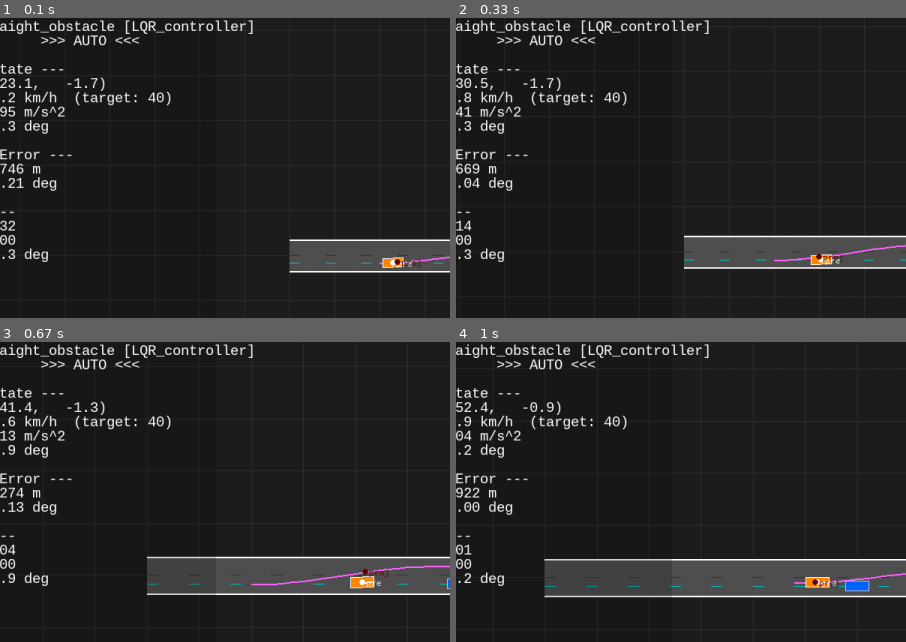
Above: before the commit, frames 1-4 (two rows, left to right).
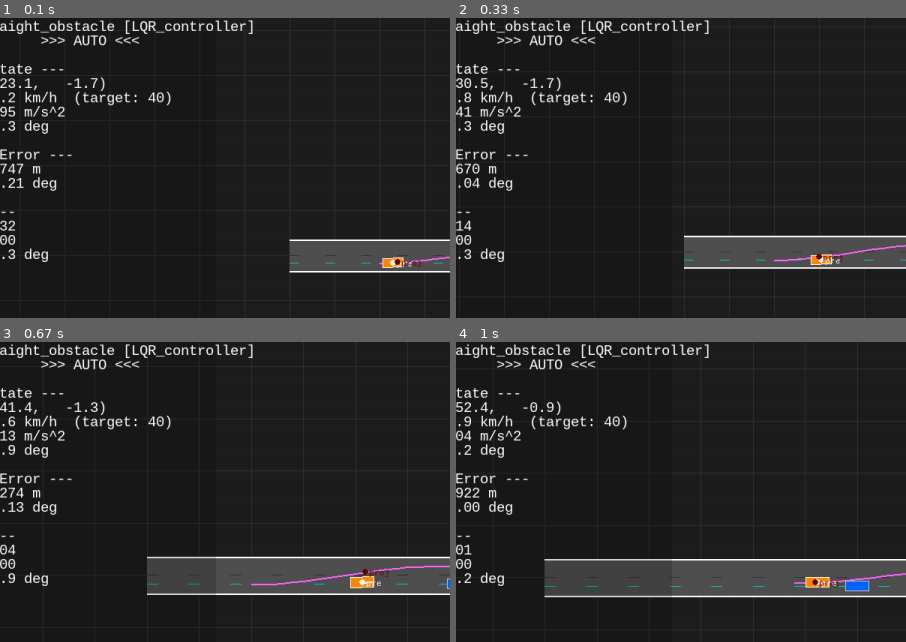
Above: after the commit, the same moments.

Repository: Zhuweilong123/my_carla_sim
Game: pygame game, started from lightweight_sim/main.py
Two runs of this game, one before a commit and one after it. Both use one fixed random seed, a clock stepped at 60 frames per second and the inputs below.
Inputs:
- Up to frame 1 (0.1 s): no input
- Up to frame 2 (0.33 s): no input
- Up to frame 3 (0.67 s): tap = at 0.33 s
- Up to frame 4 (1 s): no input
The pictures show only the part of the screen within x 13-63%, y 10-60%; the shares and areas given below are measured in that part.

The runs differ from the first frame. In frame 1, less than 0.1% of the frame differs, in the area x 3-6%, y 48-52%; in frame 2, less than 0.1%, in the area x 1-6%, y 48-52%; in frame 3, nothing differs; in frame 4, nothing differs.

Commit message:
feat: add ROS 2 simulation status interface

Diff:
--- a/lightweight_sim/ros_nodes/qos.py
+++ b/lightweight_sim/ros_nodes/qos.py
@@ -50,3 +50,14 @@
         reliability=ReliabilityPolicy.BEST_EFFORT,
         durability=DurabilityPolicy.VOLATILE,
     )
+
+
+def status_qos() -> QoSProfile:
+    """Retain the latest low-rate simulator status for late subscribers."""
+
+    return QoSProfile(
+        history=HistoryPolicy.KEEP_LAST,
+        depth=1,
+        reliability=ReliabilityPolicy.RELIABLE,
+        durability=DurabilityPolicy.TRANSIENT_LOCAL,
+    )
--- a/lightweight_sim/ros_nodes/simulator_node.py
+++ b/lightweight_sim/ros_nodes/simulator_node.py
@@ -10,6 +10,7 @@
 from lightweight_sim_msgs.msg import ObstacleArray
 from lightweight_sim_msgs.msg import Path as RosPath
 from lightweight_sim_msgs.msg import PathPoint
+from lightweight_sim_msgs.msg import SimulationStatus
 from lightweight_sim_msgs.msg import VehicleState as RosVehicleState
 from rclpy.node import Node
 from rosgraph_msgs.msg import Clock
@@ -18,7 +19,7 @@
 from ..simulator.data_types import ControlCommand
 from ..simulator.engine import SimulationEngine
 from ..simulator.scenarios import make_scenario
-from .qos import clock_qos, command_qos, latched_path_qos, sensor_data_qos
+from .qos import clock_qos, command_qos, latched_path_qos, sensor_data_qos, status_qos
 
 
 def seconds_to_time(seconds: float) -> Time:
@@ -52,6 +53,9 @@
         self.reference_pub = self.create_publisher(
             RosPath, "reference_path", latched_path_qos()
         )
+        self.status_pub = self.create_publisher(
+            SimulationStatus, "sim/status", status_qos()
+        )
         self.clock_pub = self.create_publisher(Clock, "/clock", clock_qos())
         self.command_sub = self.create_subscription(
             RosControlCommand, "control_command", self._on_command, command_qos()
@@ -61,6 +65,7 @@
         self.step_srv = self.create_service(Trigger, "sim/step", self._on_step)
         self.timer = self.create_timer(self.physics_dt, self._on_timer)
         self._publish_reference(sequence=0)
+        self._publish_status()
         self.get_logger().info(
             f"simulator ready: scenario={scenario_name} dt={self.physics_dt:.3f}"
         )
@@ -90,6 +95,7 @@
                 f"offroad={self.engine.offroad_occurred} "
                 f"reached={self.engine.reached_destination}"
             )
+        self._publish_status()
 
     def _on_timer(self) -> None:
         if not self.paused:
@@ -108,10 +114,12 @@
         self.paused = False
         self._publish_reference(sequence=0)
         self._publish_state()
+        self._publish_status()
         return response
 
     def _on_pause(self, request, response):
         self.paused = bool(request.data)
+        self._publish_status()
         response.success = True
         response.message = "paused" if self.paused else "running"
         return response
@@ -165,6 +173,33 @@
             clock = Clock()
             clock.clock = stamp
             self.clock_pub.publish(clock)
+
+    def _termination_reason(self) -> str:
+        if self.engine.collision_occurred:
+            return "collision"
+        if self.engine.offroad_occurred:
+            return "offroad"
+        if self.engine.reached_destination:
+            return "reached"
+        if self.paused:
+            return "paused"
+        return ""
+
+    def _publish_status(self, stamp: Optional[Time] = None) -> None:
+        message = SimulationStatus()
+        message.header.stamp = stamp or seconds_to_time(self.engine.sim_time)
+        message.header.frame_id = self.frame_id
+        message.running = not self.paused and not self.engine.is_done
+        message.paused = self.paused
+        message.done = self.engine.is_done
+        message.collision = self.engine.collision_occurred
+        message.offroad = self.engine.offroad_occurred
+        message.reached = self.engine.reached_destination
+        message.step_count = self.engine.step_count
+        message.sim_time = self.engine.sim_time
+        message.scenario = self.engine.config.name
+        message.termination_reason = self._termination_reason()
+        self.status_pub.publish(message)
 
 
 def main(args=None) -> None:
--- a/lightweight_sim_msgs/CMakeLists.txt
+++ b/lightweight_sim_msgs/CMakeLists.txt
@@ -12,6 +12,7 @@
   "msg/Obstacle.msg"
   "msg/ObstacleArray.msg"
   "msg/ControlCommand.msg"
+  "msg/SimulationStatus.msg"
   DEPENDENCIES std_msgs
 )
 
--- a/lightweight_sim_msgs/package.xml
+++ b/lightweight_sim_msgs/package.xml
@@ -11,4 +11,8 @@
   <depend>std_msgs</depend>
   <exec_depend>rosidl_default_runtime</exec_depend>
   <member_of_group>rosidl_interface_packages</member_of_group>
+
+  <export>
+    <build_type>ament_cmake</build_type>
+  </export>
 </package>
Not shown, changed: lightweight_sim/ROS2.md
Not shown, changed: lightweight_sim/scripts/ros2_smoke_test.sh
Not shown, added: lightweight_sim_msgs/msg/SimulationStatus.msg
